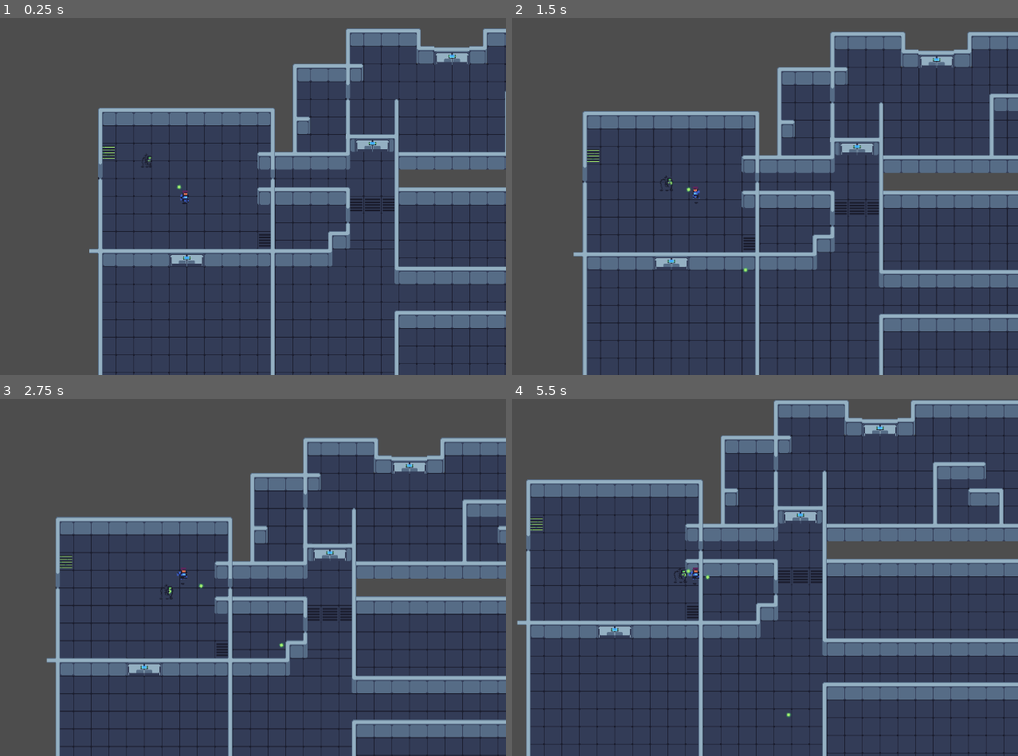
Above: before the commit, frames 1-4 (two rows, left to right).
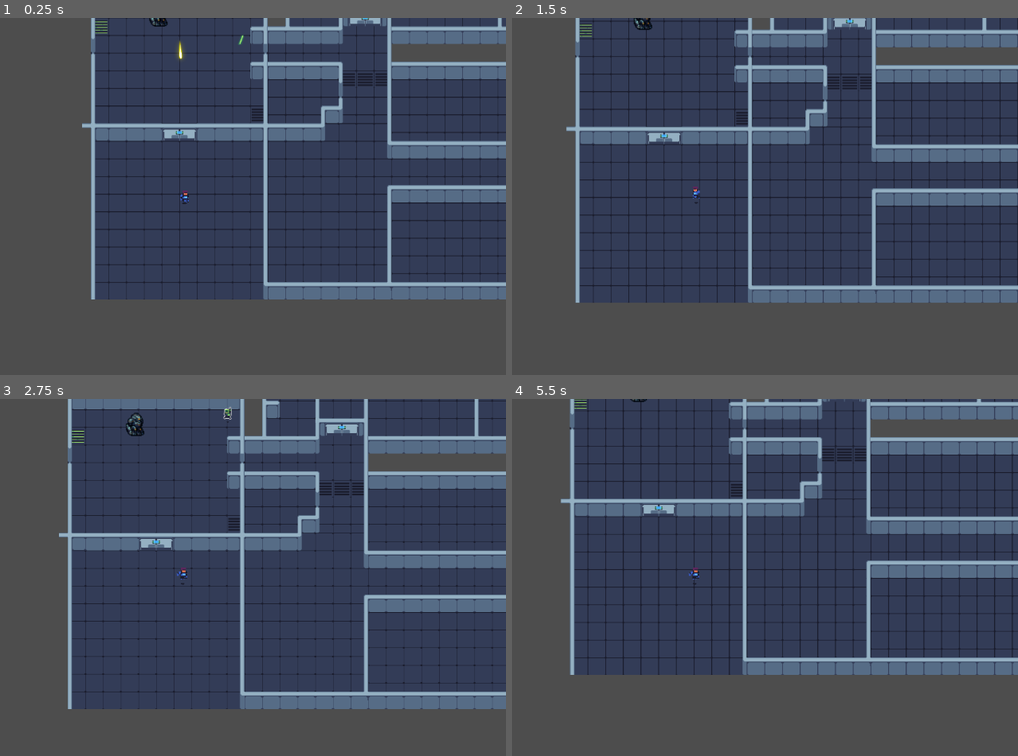
Above: after the commit, the same moments.

Repository: GerardinClement/Gamejam_forge
Game: Godot game, scene res://tile_map.tscn
Same seed, same stepped clock (60 frames per second), same inputs: the game is played once before the commit and once after it.
Inputs (mouse positions are in pixels of both pictures, inside the frame that each line leads up to):
- Up to frame 1 (0.25 s): no input
- Up to frame 2 (1.5 s): move the mouse to (840, 178) at 0.52 s; move the mouse to (572, 214) at 1.27 s
- Up to frame 3 (2.75 s): move the mouse to (253, 498) at 2.02 s
- Up to frame 4 (5.5 s): move the mouse to (668, 648) at 2.77 s; move the mouse to (891, 631) at 3.52 s; move the mouse to (outside the picture) at 4.27 s; move the mouse to (729, 577) at 5.02 s

The runs differ from the first frame. In frame 1, 53% of the frame differs, in the area x 16-100%, y 0-100%; in frame 2, 57%; in frame 3, 56%; in frame 4, 63%, in the area x 0-100%, y 0-100%.

Commit message:
Projectiles come from the good spot

Diff:
--- a/AnimatedCharacters/Enemies/enemyBullet.gd
+++ b/AnimatedCharacters/Enemies/enemyBullet.gd
@@ -1,18 +1,22 @@
-extends CharacterBody2D
+extends Area2D
 
 #@onready var player = get_parent().get_parent().get_node("Player")
 const speed = 300.0
+var isReady = false
+var velocity = Vector2()
 @onready var player = get_parent().get_node("Player")
 
 func _ready():
-	pass # Replace with function body.
-
+	pass
 
 # Called every frame. 'delta' is the elapsed time since the previous frame.
 func _physics_process(delta):
-	if $AnimatedSprite2D:
-		$AnimatedSprite2D.play("default")
-	if velocity == Vector2(0, 0):
+	$AnimatedSprite2D.play("default")
+	if !isReady:
+		look_at(player.global_position)
 		velocity = position.direction_to(player.global_position)
-		look_at(player.global_position)
-	move_and_collide(velocity.normalized() * speed * delta)
+		isReady =  true
+	position += velocity * speed * delta
+
+func _on_body_entered(body):
+	queue_free()
--- a/AnimatedCharacters/Enemies/human/Bullet.tscn
+++ b/AnimatedCharacters/Enemies/human/Bullet.tscn
@@ -42,8 +42,9 @@
 "speed": 5.0
 }]
 
-[node name="Bullet" type="CharacterBody2D"]
+[node name="bullet_enemy" type="Area2D"]
 collision_layer = 4
+collision_mask = 25
 script = ExtResource("1_vtpx8")
 
 [node name="CollisionShape2D" type="CollisionShape2D" parent="."]
@@ -52,3 +53,5 @@
 
 [node name="AnimatedSprite2D" type="AnimatedSprite2D" parent="."]
 sprite_frames = SubResource("SpriteFrames_3bgo6")
+
+[connection signal="body_entered" from="." to="." method="_on_body_entered"]
--- a/AnimatedCharacters/Enemies/human/human.tscn
+++ b/AnimatedCharacters/Enemies/human/human.tscn
@@ -1,11 +1,11 @@
-[gd_scene load_steps=29 format=3 uid="uid://cyhlud4i6s8kv"]
+[gd_scene load_steps=30 format=3 uid="uid://cyhlud4i6s8kv"]
 
 [ext_resource type="Texture2D" uid="uid://c703cfgkiweuu" path="res://Assets/Characters/Enemies/No Outlines/enemies x1.png" id="1_5btoe"]
 [ext_resource type="Script" path="res://ennemies.gd" id="1_ux6as"]
 [ext_resource type="Texture2D" uid="uid://dpo3kohkf3y5x" path="res://Assets/Characters/Enemies/enemies x1_flipped.png" id="2_0vidi"]
 
 [sub_resource type="RectangleShape2D" id="RectangleShape2D_ngs8r"]
-size = Vector2(24, 30)
+size = Vector2(13, 23)
 
 [sub_resource type="AtlasTexture" id="AtlasTexture_cinu5"]
 atlas = ExtResource("1_5btoe")
@@ -196,24 +196,31 @@
 "speed": 4.0
 }]
 
+[sub_resource type="RectangleShape2D" id="RectangleShape2D_dosin"]
+size = Vector2(338, 261)
+
 [node name="human" type="CharacterBody2D"]
 collision_layer = 2
 script = ExtResource("1_ux6as")
 
 [node name="CollisionShape2D" type="CollisionShape2D" parent="."]
-position = Vector2(0, 3)
+position = Vector2(-1.5, 3.5)
 shape = SubResource("RectangleShape2D_ngs8r")
 
 [node name="animations" type="AnimatedSprite2D" parent="."]
 sprite_frames = SubResource("SpriteFrames_lyqgq")
-animation = &"shootRight"
+animation = &"moveLeft"
 
 [node name="Timer" type="Timer" parent="."]
 one_shot = true
 
-[node name="gunPos" type="Marker2D" parent="."]
+[node name="rightSide" type="Marker2D" parent="."]
 position = Vector2(13, 0)
 
 [node name="Area2D" type="Area2D" parent="."]
 
 [node name="CollisionShape2D" type="CollisionShape2D" parent="Area2D"]
+shape = SubResource("RectangleShape2D_dosin")
+
+[node name="leftSide" type="Marker2D" parent="."]
+position = Vector2(-13, 0)
--- a/AnimatedCharacters/Enemies/mech/Bullet.tscn
+++ b/AnimatedCharacters/Enemies/mech/Bullet.tscn
@@ -17,8 +17,9 @@
 "speed": 5.0
 }]
 
-[node name="Bullet" type="CharacterBody2D"]
+[node name="bullet_enemy" type="Area2D"]
 collision_layer = 4
+collision_mask = 25
 script = ExtResource("1_r8wag")
 
 [node name="CollisionShape2D" type="CollisionShape2D" parent="."]
@@ -29,3 +30,5 @@
 position = Vector2(-4, -1)
 scale = Vector2(0.2, 0.2)
 sprite_frames = SubResource("SpriteFrames_4evaw")
+
+[connection signal="body_entered" from="." to="." method="_on_body_entered"]
--- a/AnimatedCharacters/Enemies/mech/mech.tscn
+++ b/AnimatedCharacters/Enemies/mech/mech.tscn
@@ -4,7 +4,7 @@
 [ext_resource type="Script" path="res://ennemies.gd" id="1_oslv5"]
 
 [sub_resource type="RectangleShape2D" id="RectangleShape2D_per6e"]
-size = Vector2(33, 33)
+size = Vector2(19, 27)
 
 [sub_resource type="AtlasTexture" id="AtlasTexture_kkl8r"]
 atlas = ExtResource("1_lna24")
@@ -321,7 +321,7 @@
 script = ExtResource("1_oslv5")
 
 [node name="CollisionShape2D" type="CollisionShape2D" parent="."]
-position = Vector2(0.5, -1.5)
+position = Vector2(-0.5, 1.5)
 shape = SubResource("RectangleShape2D_per6e")
 
 [node name="animations" type="AnimatedSprite2D" parent="."]
@@ -333,10 +333,13 @@
 wait_time = 0.8
 one_shot = true
 
-[node name="gunPos" type="Marker2D" parent="."]
+[node name="rightSide" type="Marker2D" parent="."]
 position = Vector2(23, 1)
 
 [node name="Area2D" type="Area2D" parent="."]
 
 [node name="CollisionShape2D" type="CollisionShape2D" parent="Area2D"]
 shape = SubResource("RectangleShape2D_fkvlr")
+
+[node name="leftSide" type="Marker2D" parent="."]
+position = Vector2(-23, 1)
--- a/AnimatedCharacters/Enemies/octopus/Bullet.tscn
+++ b/AnimatedCharacters/Enemies/octopus/Bullet.tscn
@@ -45,6 +45,7 @@
 [node name="Bullet" type="CharacterBody2D"]
 scale = Vector2(1.5, 1.5)
 collision_layer = 4
+collision_mask = 9
 script = ExtResource("1_71bs5")
 
 [node name="CollisionShape2D" type="CollisionShape2D" parent="."]
--- a/ennemies.gd
+++ b/ennemies.gd
@@ -1,7 +1,7 @@
 extends CharacterBody2D
 
 
-@export var speed = 60
+@export var speed = 30
 @onready var player = get_parent().get_node("Player")
 var hasShot = true
 var canShoot = false
@@ -14,12 +14,18 @@
 	animations = get_node("animations")
 
 func _process(delta):
-	if $Timer.is_stopped() && canShoot:
+	if !canShoot:
+		shoot()
+		canShoot = true
+		$Timer.start()
+
+	if $Timer.is_stopped() && global_position.distance_to(player.global_position) < 200:
 		hasShot = false
-		if enemyPos.x < playerPos.x:
-			animations.play("shootRight")
+		if position.x < player.position.x:
+			animations.set_flip_h(false)
 		else:
-			animations.play("shootLeft")
+			animations.set_flip_h(true)
+		animations.play("shootRight")
 		$Timer.set_wait_time(1)
 		$Timer.start()
 
@@ -28,22 +34,17 @@
 		hasShot = true
 
 func _physics_process(delta):
-	#if animations.is_playing() && (animations.animation != "moveRight" || animations.amination != "moveLeft"):
-	#	return
 	playerPos = player.position
 	enemyPos = (playerPos - position).normalized()
 	velocity = global_position.direction_to(player.global_position)
-	if enemyPos.x > 0 && !animations.is_playing():
-		animations.play("moveRight")
-	elif !animations.is_playing():
-		animations.play("moveLeft")
+	if animations.is_playing && animations.animation != "moveRight":
+		return
+	if position.x > 0:
+		animations.set_flip_h(false)
+	else:
+		animations.set_flip_h(true)
+	animations.play("moveRight")
 	move_and_collide(velocity * speed * delta)
-	if global_position.distance_to(player.global_position) > 200:
-		canShoot = false
-	elif !canShoot:
-		shoot()
-		canShoot = true
-		$Timer.start()
 
 
 func shoot():
@@ -51,7 +52,10 @@
 	if bulletPath:
 		var bullet = bulletPath.instantiate()
 		get_parent().add_child(bullet)
-		bullet.position = get_node("gunPos").global_position
+		if animations.is_flipped_h() == false:
+			bullet.position = get_node("rightSide").global_position
+		else:
+			bullet.position = get_node("leftSide").global_position
 
 func getBulletPath():
 	if get_name() == 'octopus':
--- a/tile_map.tscn
+++ b/tile_map.tscn
@@ -1,10 +1,11 @@
-[gd_scene load_steps=53 format=3 uid="uid://b1duj81xgtv76"]
+[gd_scene load_steps=54 format=3 uid="uid://b1duj81xgtv76"]
 
 [ext_resource type="Texture2D" uid="uid://dkj15bqj1pwph" path="res://Assets/Tech Dungeon Roguelite - Asset Pack (v5)/tileset x1.png" id="1_kf7dp"]
 [ext_resource type="Texture2D" uid="uid://c0hekh4nn5l81" path="res://Assets/Tech Dungeon Roguelite - Asset Pack (v5)/Props and Items/props and items x1.png" id="2_ljkmu"]
 [ext_resource type="PackedScene" uid="uid://bghlfveoqowne" path="res://player.tscn" id="3_gudsx"]
-[ext_resource type="PackedScene" path="res://large_door.tscn" id="4_4hjqr"]
-[ext_resource type="PackedScene" uid="uid://dk23hftmrd5n8" path="res://AnimatedCharacters/Enemies/octopus/octopus.tscn" id="5_wbw7w"]
+[ext_resource type="PackedScene" uid="uid://keejpye2ln1t" path="res://large_door.tscn" id="4_4hjqr"]
+[ext_resource type="PackedScene" uid="uid://cyhlud4i6s8kv" path="res://AnimatedCharacters/Enemies/human/human.tscn" id="5_g1cfj"]
+[ext_resource type="PackedScene" uid="uid://dl0fs76fenl5d" path="res://AnimatedCharacters/Enemies/mech/mech.tscn" id="6_dqmgf"]
 
 [sub_resource type="TileMapPattern" id="TileMapPattern_4wwn5"]
 tile_data = PackedInt32Array(0, 1048576, 0, 65536, 1048576, 1, 1, 1114112, 0, 65537, 1114112, 1)
@@ -4806,7 +4807,7 @@
 pattern_43 = SubResource("TileMapPattern_hgeno")
 
 [node name="TileMap" type="TileMap"]
-position = Vector2(1, 0)
+position = Vector2(18, 127)
 tile_set = SubResource("TileSet_wh2f6")
 collision_animatable = true
 format = 2
@@ -4818,7 +4819,7 @@
 layer_2/tile_data = PackedInt32Array()
 
 [node name="Player" parent="." instance=ExtResource("3_gudsx")]
-position = Vector2(2, 1)
+position = Vector2(15, 227)
 
 [node name="LargeDoors" parent="." instance=ExtResource("4_4hjqr")]
 position = Vector2(336, -96)
@@ -4827,23 +4828,29 @@
 
 [node name="LargeDoor_1" parent="LargeDoors" instance=ExtResource("4_4hjqr")]
 position = Vector2(-336, 208)
-collision_layer = 0
+collision_layer = 16
 collision_mask = 0
 
 [node name="LargeDoor_3" parent="LargeDoors" instance=ExtResource("4_4hjqr")]
 position = Vector2(432, 240)
-collision_layer = 0
+collision_layer = 16
 collision_mask = 0
 
 [node name="LargeDoor_2" parent="LargeDoors" instance=ExtResource("4_4hjqr")]
 position = Vector2(144, -158)
-collision_layer = 0
+collision_layer = 16
 collision_mask = 0
 
 [node name="LargeDoor_4" parent="LargeDoors" instance=ExtResource("4_4hjqr")]
 position = Vector2(432, 320)
-collision_layer = 0
+collision_layer = 16
 collision_mask = 0
 
-[node name="octopus" parent="." instance=ExtResource("5_wbw7w")]
-position = Vector2(-81, -77)
+[node name="mech" parent="." instance=ExtResource("6_dqmgf")]
+position = Vector2(-37, -103)
+scale = Vector2(1.5, 1.5)
+collision_mask = 9
+
+[node name="human" parent="." instance=ExtResource("5_g1cfj")]
+position = Vector2(130, -119)
+collision_mask = 9
